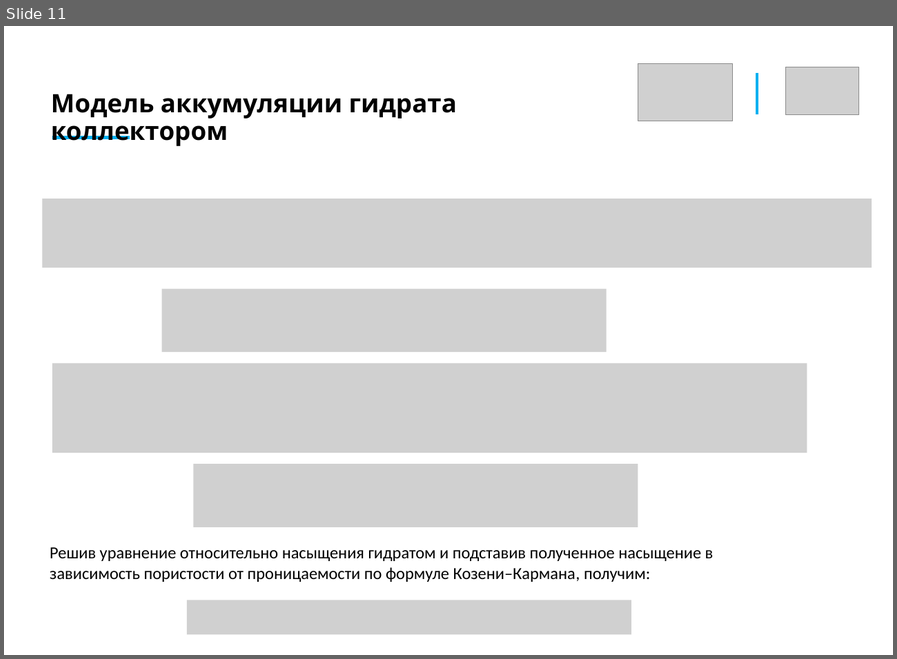
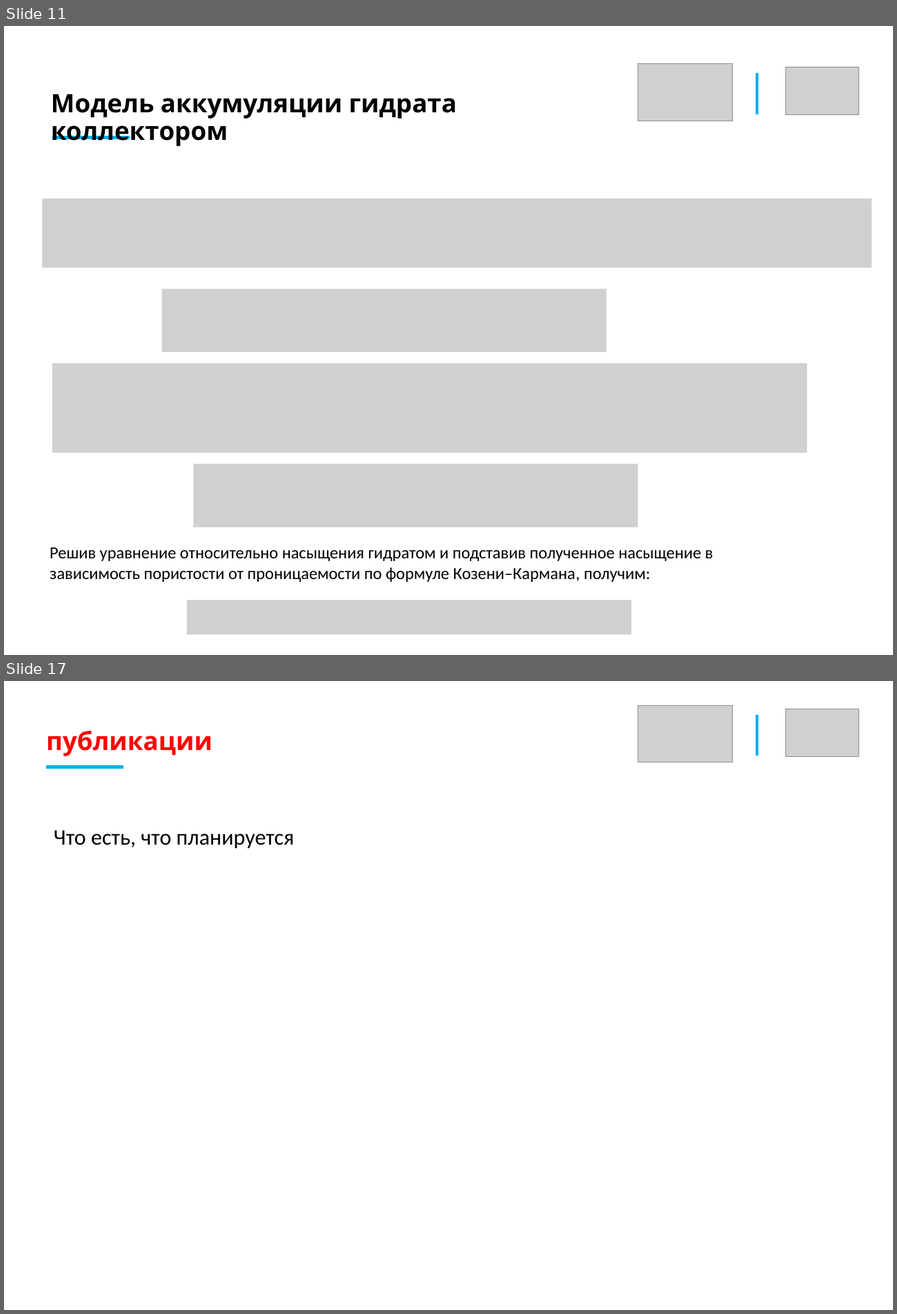
Before and after one commit to AlxndrKlbk/PhD_scriptorium, a slide deck: my_articles/3_course/автореферат/Kolbeko_AB_draft.pptx. Shown one above the other, each under a label of ours: slide 11 before the commit, slides 11 and 17 after it; the slides between them are not shown. The pictures are 897x659 and 897x1314 pixels, drawn with LibreOffice and Linux fonts; fonts in the diff are those of the drawing; grey boxes stand for pictures. Boxes give left, top, right and bottom in pixels: in the first picture for what was removed or moved away, otherwise in the second. Text is boxed around its words. In the diff, an @@ line names an element or a change of style, - is before the commit and + after.

```diff
--- a/my_articles/3_course/автореферат/Kolbeko_AB_draft.pptx
+++ b/my_articles/3_course/автореферат/Kolbeko_AB_draft.pptx
@@ slide 17 added at (4, 681, 893, 1310), background #FFFFFF @@
@@ picture added at (638, 705, 733, 762) @@
@@ line added from (757, 714) to (757, 756), #00B0F0 2.25 pt @@
@@ picture added at (786, 709, 860, 757) @@
@@ text added at (46, 731, 212, 756), 24 pt, text #FF0000, bold @@
+публикации
@@ line added from (46, 767) to (123, 767), #00B0F0 3 pt @@
@@ text added at (54, 830, 294, 849), 21 pt, text #000000 @@
+Что есть, что планируется
```
Also in this commit, not shown: 5 slides changed, 2 other slides added, 2 slides removed, 2 other files.
